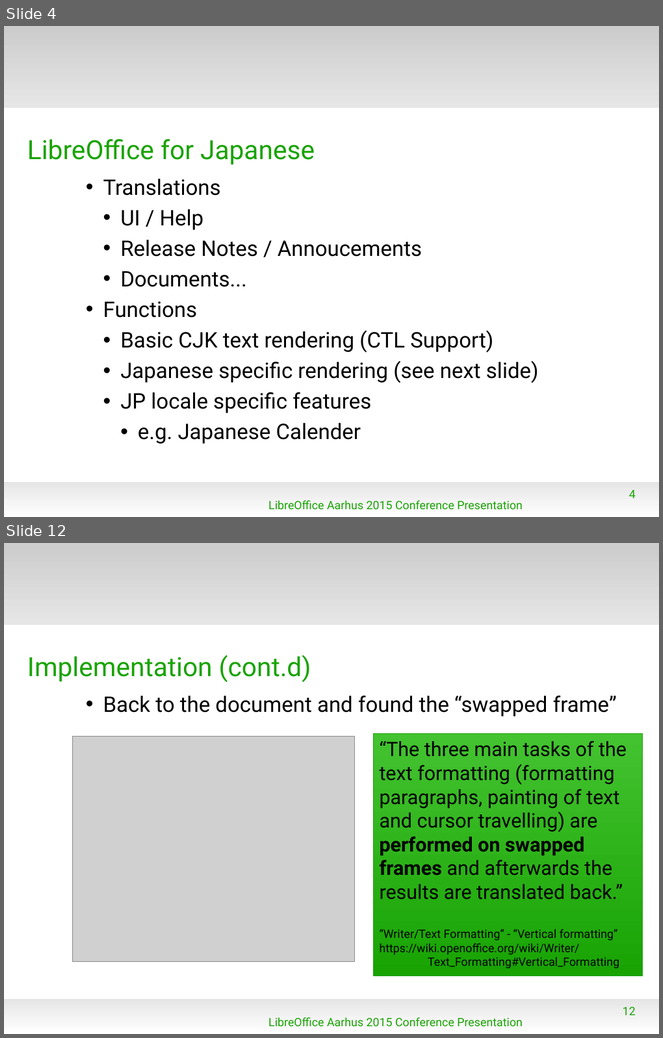
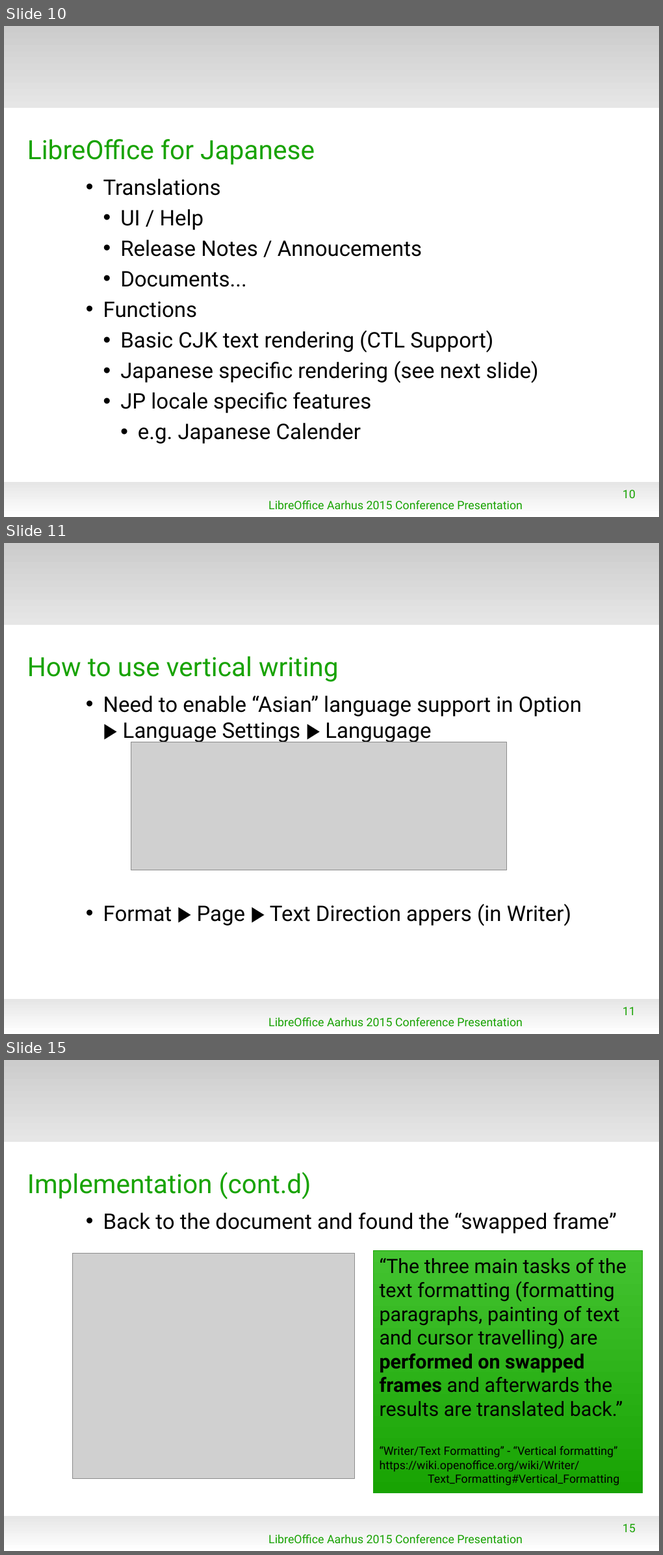
Before and after one commit to naruoga/KantoLibreOffice, a slide deck: others/LibOConf2015_Vertical_Writing_or_Japanese.odp. Shown one above the other, each under a label of ours: slides 4 and 12 before the commit, slides 10, 11 and 15 after it; the slides between them are not shown. The pictures are 663x1038 and 663x1555 pixels, drawn with LibreOffice and Linux fonts; fonts in the diff are those of the drawing; grey boxes stand for pictures; background and template pictures are left out. Boxes give left, top, right and bottom in pixels: in the first picture for what was removed or moved away, otherwise in the second. Text is boxed around its words. In the diff, an @@ line names an element or a change of style, - is before the commit and + after.

```diff
--- a/others/LibOConf2015_Vertical_Writing_or_Japanese.odp
+++ b/others/LibOConf2015_Vertical_Writing_or_Japanese.odp
@@ slide 11 added at (x1=4, y1=543, x2=659, y2=1034), background #FFFFFF; not listed: 2 template elements that a slide beside it also shows @@
@@ title added at (x1=27, y1=656, x2=339, y2=682), 32 pt, text #18A303 @@
+How to use vertical writing
@@ text added at (x1=103, y1=696, x2=582, y2=927), 26 pt, text #000000 @@
+• Need to enable “Asian” language support in Option ▶ Language Settings ▶ Langugage
+• Format ▶ Page ▶ Text Direction appers (in Writer)
@@ picture added at (x1=131, y1=742, x2=507, y2=871) @@
@@ page number added at (x1=623, y1=1007, x2=636, y2=1016), 14 pt, text #18A303 @@
+11
@@ text added at (x1=269, y1=1017, x2=523, y2=1027), 14 pt, text #18A303 @@
+LibreOffice Aarhus 2015 Conference Presentation
@@ what was slide 4 is now slide 10 @@
@@ page number at (x1=623, y1=490, x2=636, y2=499): text changed @@
-4
+10
@@ what was slide 12 is now slide 15 @@
@@ page number at (x1=623, y1=1524, x2=636, y2=1533): text changed @@
-12
+15
```
Also in this commit, not shown: 7 slides changed, 2 other slides added.
